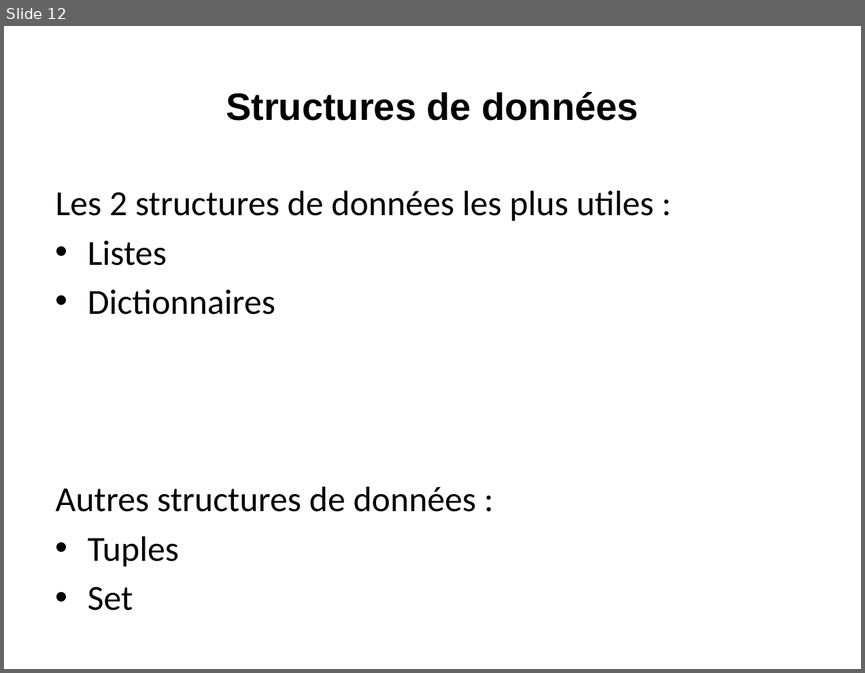
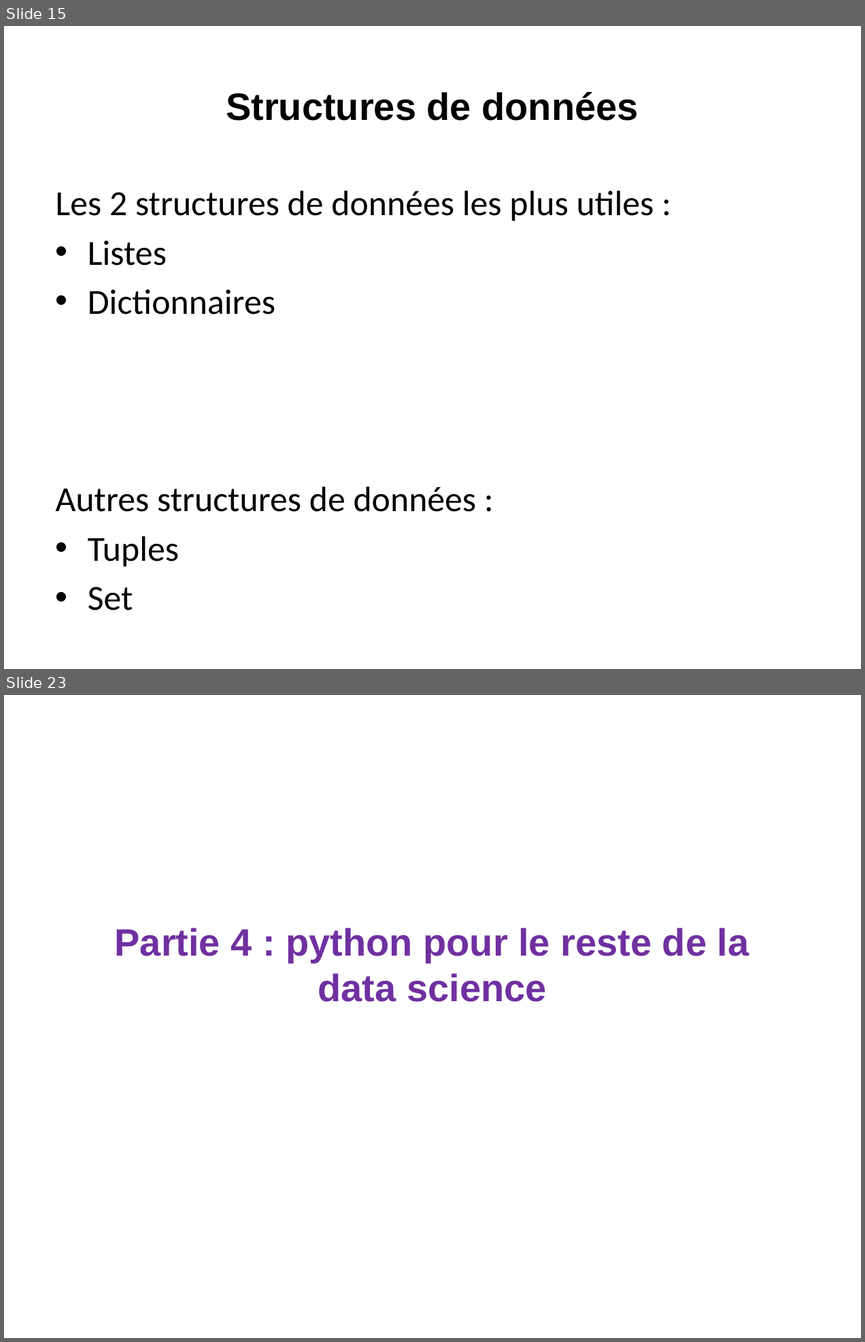
Before and after one commit to loicmidy/formation-python, a slide deck: formation python.pptx. Shown one above the other, each under a label of ours: slide 12 before the commit, slides 15 and 23 after it; the slides between them are not shown. The pictures are 865x673 and 865x1342 pixels, drawn with LibreOffice and Linux fonts; fonts in the diff are those of the drawing. Boxes give left, top, right and bottom in pixels: in the first picture for what was removed or moved away, otherwise in the second. Text is boxed around its words. In the diff, an @@ line names an element or a change of style, - is before the commit and + after.

```diff
--- a/formation python.pptx
+++ b/formation python.pptx
@@ slide 23 added at box(4, 695, 861, 1338), background #FFFFFF @@
@@ title added at box(115, 928, 749, 1002), 32 pt, text #7030A0, bold @@
+Partie 4 : python pour le reste de la data science
@@ what was slide 12 is now slide 15 @@
```
Also in this commit, not shown: 2 slides changed, 12 other slides added, 9 other files.
